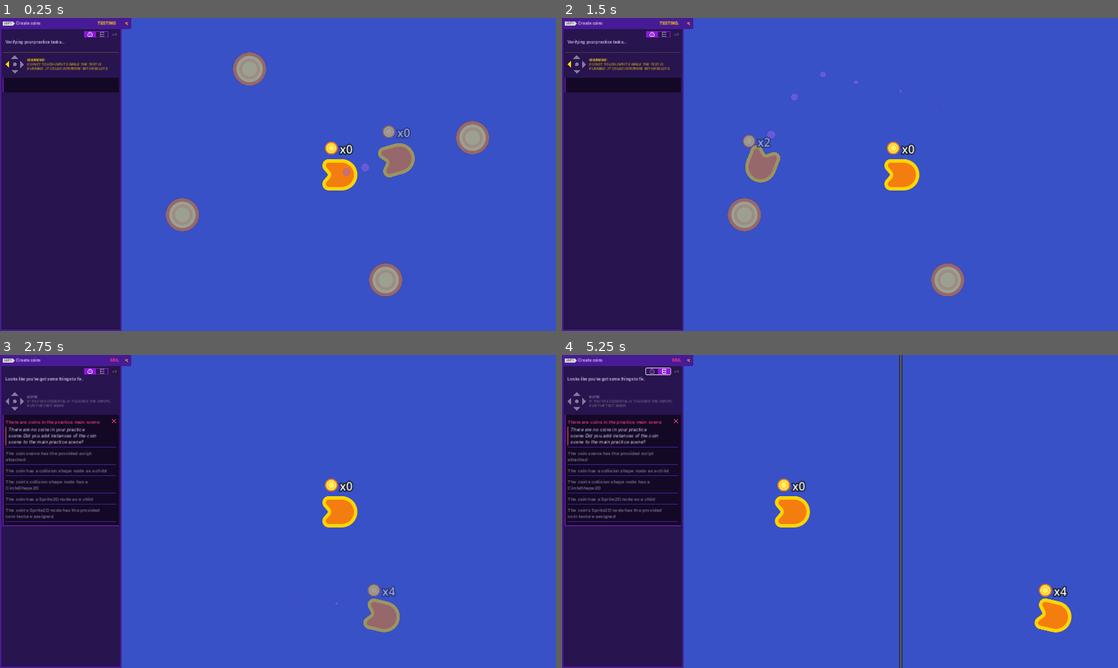
Above: before the commit, frames 1-4 (two rows, left to right).
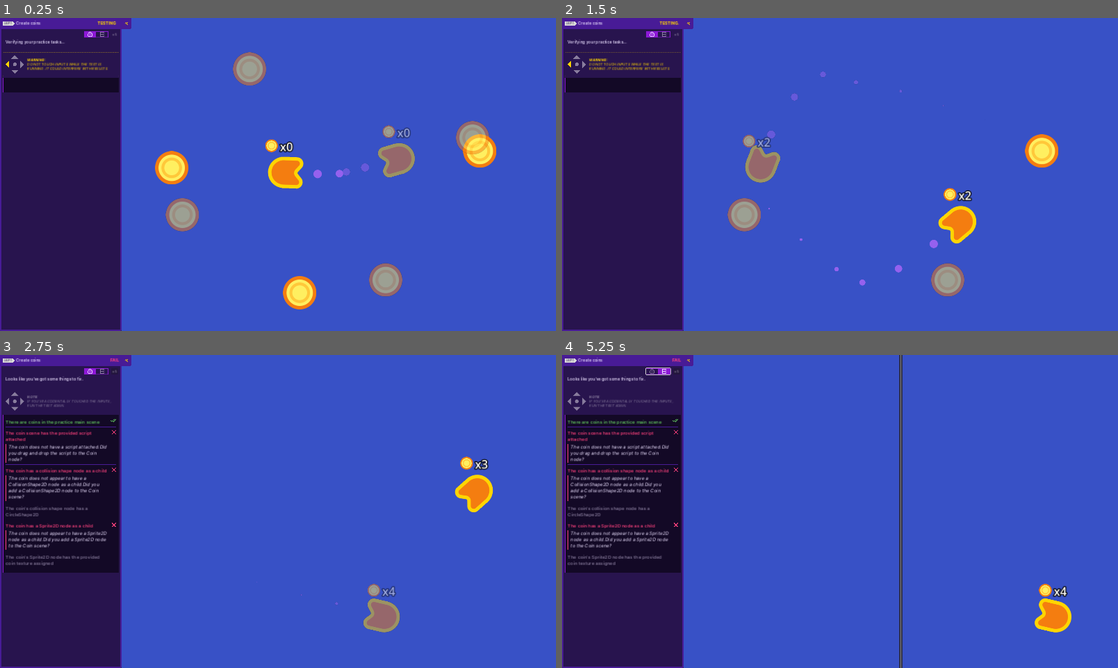
Above: after the commit, the same moments.

Repository: CWong1111/2d-GameDev-Course
Game: Godot game, scene res://practices/L6.P1.create_coins/create_coins.tscn
Two runs of this game, one before a commit and one after it. Both use one fixed random seed, a clock stepped at 60 frames per second and the inputs below. This scene is started directly instead of the project's main scene.
Inputs (mouse positions are in pixels of both pictures, inside the frame that each line leads up to):
- Up to frame 1 (0.25 s): no input
- Up to frame 2 (1.5 s): hold D (move_right) 0.53-1.28 s; hold S (move_down) from 1.28 s (still down)
- Up to frame 3 (2.75 s): release S (move_down) at 2.03 s; hold D (move_right) from 2.03 s (still down)
- Up to frame 4 (5.25 s): release D (move_right) at 2.78 s; hold W (move_up) 2.78-3.5 s; click (689, 361) at 3.5 s; tap Enter at 4.25 s; hold A (move_left) 4.28-5 s; click (656, 370) at 5 s

The runs differ from the first frame. In frame 1, 3.0% of the frame differs, in the area x 27-90%, y 37-94%; in frame 2, 2.0%; in frame 3, 6.5%, in the area x 0-89%, y 20-70%; in frame 4, 5.8%.

Commit message:
M5 L6 practice 6 P1

Diff:
--- a/05.loot_it_all_workbook/practices/L6.P1.create_coins/coin.tscn
+++ b/05.loot_it_all_workbook/practices/L6.P1.create_coins/coin.tscn
@@ -1,3 +1,3 @@
-[gd_scene format=3]
+[gd_scene format=3 uid="uid://cka8vwutjmeh6"]
 
 [node name="Coin" type="Area2D"]
--- /dev/null
+++ b/05.loot_it_all_workbook/practices/L6.P1.create_coins/create_coins.gd
@@ -0,0 +1,11 @@
+extends Node2D
+
+
+# Called when the node enters the scene tree for the first time.
+func _ready():
+	pass # Replace with function body.
+
+
+# Called every frame. 'delta' is the elapsed time since the previous frame.
+func _process(delta):
+	pass
--- a/05.loot_it_all_workbook/practices/L6.P1.create_coins/create_coins.tscn
+++ b/05.loot_it_all_workbook/practices/L6.P1.create_coins/create_coins.tscn
@@ -1,13 +1,12 @@
-[gd_scene load_steps=3 format=3]
+[gd_scene load_steps=3 format=3 uid="uid://dl8g3otn0pgwc"]
 
-[ext_resource type="PackedScene" path="res://practices/L6.P1.create_coins/ship_create_coins.tscn" id="1_x2knq"]
-[ext_resource type="Script" path="res://practices/L6.P1.create_coins/ship_create_coins.gd" id="2_ytyj5"]
+[ext_resource type="PackedScene" uid="uid://c4pcngnvj7nj2" path="res://practices/L6.P1.create_coins/ship_create_coins.tscn" id="1_x2knq"]
+[ext_resource type="PackedScene" uid="uid://jig50aa2cktb" path="res://addons/gdquest_practice_framework/practice_solutions/L6.P1.create_coins/coin.tscn" id="3_n0bu6"]
 
 [node name="CreateCoins" type="Node2D"]
 
-[node name="Ship" type="Area2D" parent="." instance=ExtResource("1_x2knq")]
+[node name="Ship" parent="." instance=ExtResource("1_x2knq")]
 position = Vector2(973, 541)
-script = ExtResource("2_ytyj5")
 
 [node name="ExtraVisuals" type="Node" parent="."]
 
@@ -25,3 +24,12 @@
 grow_horizontal = 2
 grow_vertical = 2
 color = Color(0.219608, 0.317647, 0.776471, 1)
+
+[node name="Coin" parent="." instance=ExtResource("3_n0bu6")]
+position = Vector2(383, 517)
+
+[node name="Coin2" parent="." instance=ExtResource("3_n0bu6")]
+position = Vector2(825, 948)
+
+[node name="Coin3" parent="." instance=ExtResource("3_n0bu6")]
+position = Vector2(1447, 459)
--- a/05.loot_it_all_workbook/practices/L6.P1.create_coins/ship_create_coins.tscn
+++ b/05.loot_it_all_workbook/practices/L6.P1.create_coins/ship_create_coins.tscn
@@ -1,9 +1,9 @@
-[gd_scene load_steps=10 format=3]
+[gd_scene load_steps=10 format=3 uid="uid://c4pcngnvj7nj2"]
 
-[ext_resource type="Script" path="res://practices/L6.P1.create_coins/ship_create_coins.gd" id="1_gkcxq"]
-[ext_resource type="Texture2D" path="res://assets/practice_assets/ellipse_white.png" id="2_bwehp"]
-[ext_resource type="Texture2D" path="res://assets/practice_assets/shape_ship.png" id="3_uipmn"]
-[ext_resource type="Texture2D" path="res://assets/practice_assets/coin.png" id="4_eh7qw"]
+[ext_resource type="Script" path="res://practices/L6.P1.create_coins/ship_create_coins.gd" id="1_lticu"]
+[ext_resource type="Texture2D" uid="uid://bkueifls7csiy" path="res://assets/practice_assets/ellipse_white.png" id="2_bwehp"]
+[ext_resource type="Texture2D" uid="uid://d1xp2mgpkkc42" path="res://assets/practice_assets/shape_ship.png" id="3_uipmn"]
+[ext_resource type="Texture2D" uid="uid://b5n8ybmtouhk0" path="res://assets/practice_assets/coin.png" id="4_eh7qw"]
 
 [sub_resource type="Curve" id="Curve_f7g5y"]
 _data = [Vector2(0, 0.663194), 0.0, 0.0, 0, 0, Vector2(1, 0), -0.0319997, 0.0, 0, 0]
--- a/05.loot_it_all_workbook/ship.tscn
+++ b/05.loot_it_all_workbook/ship.tscn
@@ -1,7 +1,8 @@
-[gd_scene load_steps=7 format=3 uid="uid://dmv50krf4bo5r"]
+[gd_scene load_steps=9 format=3 uid="uid://dmv50krf4bo5r"]
 
 [ext_resource type="Texture2D" uid="uid://bniyrxn3r2v8h" path="res://assets/ship.png" id="2_mbw2u"]
 [ext_resource type="Script" path="res://lessons/ship.gd" id="4_p1sls"]
+[ext_resource type="Texture2D" uid="uid://d0bh8am2qd005" path="res://assets/gem_icon.png" id="5_fkcts"]
 [ext_resource type="PackedScene" uid="uid://dgf54k70yiiff" path="res://assets/ship_visual_effects/main_thruster/main_thruster.tscn" id="5_q7c3l"]
 [ext_resource type="PackedScene" uid="uid://bklom8bhpxg4h" path="res://assets/ship_visual_effects/side_thruster/side_thruster.tscn" id="6_1updt"]
 
@@ -14,6 +15,11 @@
 corner_radius_top_right = 4
 corner_radius_bottom_right = 4
 corner_radius_bottom_left = 4
+
+[sub_resource type="LabelSettings" id="LabelSettings_cv46k"]
+font_size = 20
+outline_size = 8
+outline_color = Color(0, 0, 0, 1)
 
 [node name="Ship" type="Area2D"]
 script = ExtResource("4_p1sls")
@@ -51,3 +57,17 @@
 theme_override_styles/fill = SubResource("StyleBoxFlat_wo8j4")
 value = 46.0
 show_percentage = false
+
+[node name="Sprite2D" type="Sprite2D" parent="UI"]
+position = Vector2(-29, -74)
+scale = Vector2(0.75, 0.75)
+texture = ExtResource("5_fkcts")
+
+[node name="GemCount" type="Label" parent="UI"]
+layout_mode = 0
+offset_left = 9.0
+offset_top = -83.0
+offset_right = 49.0
+offset_bottom = -60.0
+text = "x0"
+label_settings = SubResource("LabelSettings_cv46k")
Not shown: 1 places in 05.loot_it_all_workbook/practices/L6.P1.create_coins/ship_create_coins.tscn that only renumber resources
